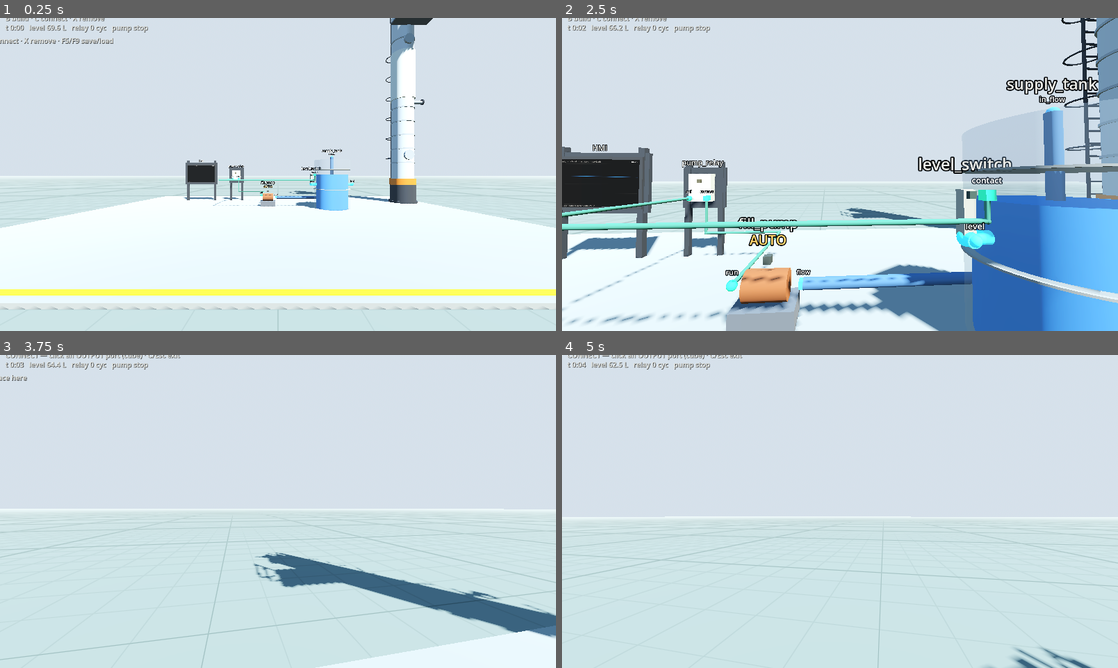
Above: before the commit, frames 1-4 (two rows, left to right).
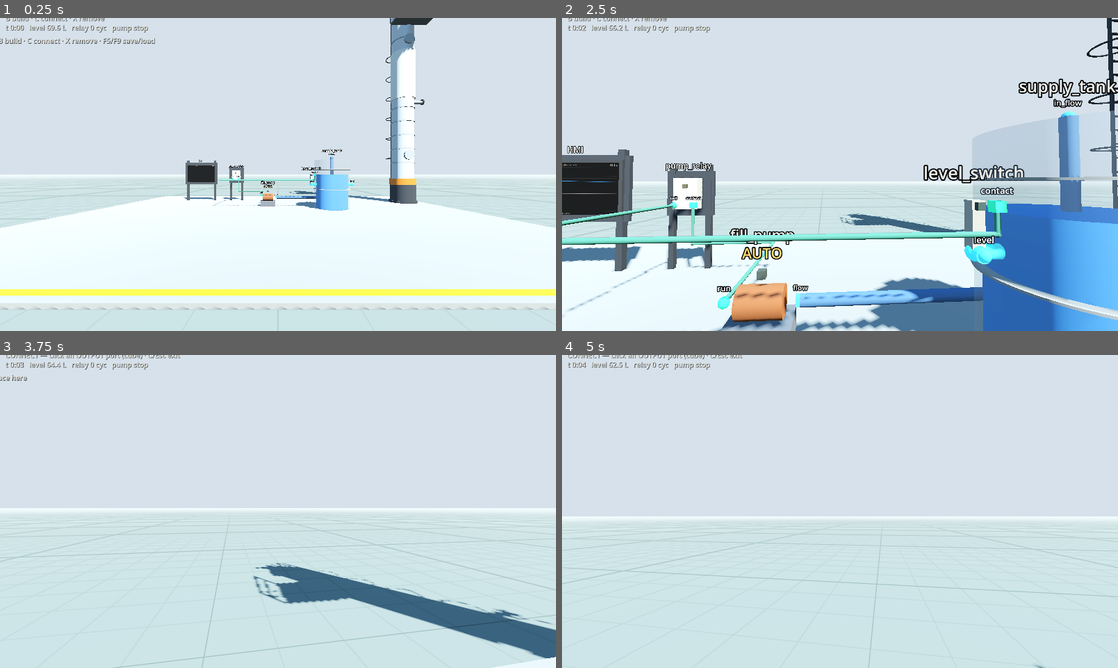
Above: after the commit, the same moments.

Repository: whharris917/flowstate
Game: Godot game, scene res://world/sandbox.tscn
The game is run twice, just before and just after one commit, with the same random seed, the same clock (stepped at 60 frames per second) and the same inputs. Sound files missing from this copy of the repository are replaced by a short silence.
Inputs (mouse positions are in pixels of both pictures, inside the frame that each line leads up to):
- Up to frame 1 (0.25 s): no input
- Up to frame 2 (2.5 s): move the mouse to (867, 174) at 0.52 s; hold Mouse wheel up (zoom_in) 0.53-1.28 s; hold W (move_forward) from 0.53 s (still down); click (867, 174) at 0.67 s; tap Mouse wheel down (zoom_out) at 0.8, 1.35 s; move the mouse to (812, 174) at 1.27 s; click (812, 174) at 1.42 s; tap Ctrl at 1.55 s; move the mouse to (851, 168) at 2.02 s; hold Ctrl from 2.03 s (still down); click (851, 168) at 2.17 s; tap Mouse wheel up (zoom_in) at 2.3 s
- Up to frame 3 (3.75 s): keep holding W (move_forward); move the mouse to (272, 517) at 2.77 s; release Ctrl at 2.78 s; tap B (build_mode) at 2.85 s; click (272, 517) at 2.92 s; tap Mouse wheel down (zoom_out) at 3.05 s; move the mouse to (316, 514) at 3.52 s; hold C (connect_mode) from 3.53 s (still down); click (316, 514) at 3.67 s
- Up to frame 4 (5 s): keep holding W (move_forward); tap Ctrl at 3.8 s; move the mouse to (795, 508) at 4.27 s; release C (connect_mode) at 4.28 s; tap X (delete_item) at 4.35 s; click (795, 508) at 4.42 s; tap Mouse wheel up (zoom_in) at 4.55 s

The runs differ from the first frame. In frame 1, 0.6% of the frame differs, in the area x 0-100%, y 6-94%; in frame 2, 29%, in the area x 0-100%, y 0-100%; in frame 3, 8.6%; in frame 4, 1.6%.

Commit message:
Unbounded zoom handle; ctrl+wheel optical zoom
The hockey-stick track now extends indefinitely past the old top:
same direction, exponentially faster per wheel notch (C1-continuous
at the joint), reaching ~870 m at the clamp — a true bird''s-eye view
still centered on the player. Ctrl+wheel narrows or widens the field
of view (8..85 deg, smoothed) from wherever the camera sits, with
mouse-look sensitivity scaled by FOV so telescopic viewing stays
steady. Sandbox ground quad widened to 4 km so its edge stays past
the horizon from altitude.

Co-Authored-By: Claude Fable 5 <noreply@anthropic.com>
Claude-Session: https://claude.ai/code/session_01LEpShB69R5sqJSsHUaRUU2

Diff:
--- a/game/player/player.gd
+++ b/game/player/player.gd
@@ -3,10 +3,12 @@
 ## First-person controller: WASD + mouse look, click to capture the
 ## mouse, Esc to release, E to use what you're looking at. The mouse
 ## wheel slides the camera along a hockey-stick track — blade tip at
-## eye level in front of the face (zoomed in), knee at the eyes, shaft
-## rising up and slightly behind (zoomed out to third person, still
-## centered on the player). Yaw turns the body, pitch free-looks from
-## whatever vantage point the wheel has chosen.
+## eye level in front of the face (zoomed in), knee at the eyes, and a
+## handle rising up and slightly behind that extends indefinitely, so
+## zooming out keeps climbing toward a bird's-eye view still centered
+## on the player. Ctrl+wheel is optical zoom: it narrows the field of
+## view from wherever the camera sits, with look sensitivity scaled to
+## match. Yaw turns the body, pitch free-looks from the vantage point.
 
 const SPEED := 4.0
 const MOUSE_SENS := 0.0022
@@ -14,19 +16,26 @@
 const STEP_DISTANCE := 1.85
 
 const EYE := Vector3(0, 1.6, 0)
-# The zoom track, eye-local: a quadratic through tip -> knee -> top so
-# there is no kink where the blade meets the shaft.
+# The zoom track, eye-local: a quadratic through tip -> knee -> top,
+# then an unbounded straight handle continuing past the top in the
+# same direction, exponentially faster per notch (C1 at the joint).
 const ZOOM_TIP := Vector3(0, 0, -0.55)
 const ZOOM_KNEE := Vector3(0, 0.15, 0.25)
 const ZOOM_TOP := Vector3(0, 5.4, 2.6)
 const ZOOM_STEP := 0.07
+const ZOOM_T_MAX := 4.0        # ~870 m up the handle — effectively unbounded
+const ZOOM_EXT_RATE := 1.6     # exponential growth rate past the top
+const FOV_DEFAULT := 75.0
 const BASE_REACH := 3.0
 
 @onready var camera: Camera3D = $Camera3D
 @onready var ray: RayCast3D = $Camera3D/InteractRay
 
-var zoom_t: float = 0.0        # 0 = blade tip (first person), 1 = top of shaft
+var zoom_t: float = 0.0        # 0 = blade tip (first person), 1 = top of the curve
 var _zoom_now: float = 0.0     # smoothed follower
+var _fov_target: float = FOV_DEFAULT
+var _shaft_dir: Vector3 = (ZOOM_TOP - ZOOM_KNEE).normalized()
+var _shaft_speed: float = 2.0 * (ZOOM_TOP - ZOOM_KNEE).length()
 
 var _step_streams: Array[AudioStream] = []
 var _land_stream: AudioStream
@@ -67,13 +76,20 @@
 func _unhandled_input(event: InputEvent) -> void:
 	if event is InputEventMouseMotion and Input.mouse_mode == Input.MOUSE_MODE_CAPTURED:
 		var motion := event as InputEventMouseMotion
-		rotate_y(-motion.relative.x * MOUSE_SENS)
-		camera.rotation.x = clampf(camera.rotation.x - motion.relative.y * MOUSE_SENS,
+		var sens := MOUSE_SENS * camera.fov / FOV_DEFAULT
+		rotate_y(-motion.relative.x * sens)
+		camera.rotation.x = clampf(camera.rotation.x - motion.relative.y * sens,
 			-PI / 2.0 + 0.05, PI / 2.0 - 0.05)
 	elif event.is_action_pressed("zoom_in"):
-		zoom_t = clampf(zoom_t - ZOOM_STEP, 0.0, 1.0)
+		if Input.is_key_pressed(KEY_CTRL):
+			_fov_target = clampf(_fov_target * 0.90, 8.0, 85.0)
+		else:
+			zoom_t = clampf(zoom_t - ZOOM_STEP, 0.0, ZOOM_T_MAX)
 	elif event.is_action_pressed("zoom_out"):
-		zoom_t = clampf(zoom_t + ZOOM_STEP, 0.0, 1.0)
+		if Input.is_key_pressed(KEY_CTRL):
+			_fov_target = clampf(_fov_target / 0.90, 8.0, 85.0)
+		else:
+			zoom_t = clampf(zoom_t + ZOOM_STEP, 0.0, ZOOM_T_MAX)
 	elif event is InputEventMouseButton and (event as InputEventMouseButton).pressed \
 			and (event as InputEventMouseButton).button_index == MOUSE_BUTTON_LEFT \
 			and Input.mouse_mode != Input.MOUSE_MODE_CAPTURED:
@@ -112,13 +128,19 @@
 	if not hit.is_empty():
 		target = (hit["position"] as Vector3) + (head - target).normalized() * 0.18
 	camera.position = to_local(target)
+	camera.fov = lerpf(camera.fov, _fov_target, 1.0 - exp(-12.0 * delta))
 	ray.target_position = Vector3(0, 0, -(BASE_REACH + zoom_offset()))
 
 
 func _zoom_point(t: float) -> Vector3:
-	var a := ZOOM_TIP.lerp(ZOOM_KNEE, t)
-	var b := ZOOM_KNEE.lerp(ZOOM_TOP, t)
-	return EYE + a.lerp(b, t)
+	if t <= 1.0:
+		var a := ZOOM_TIP.lerp(ZOOM_KNEE, t)
+		var b := ZOOM_KNEE.lerp(ZOOM_TOP, t)
+		return EYE + a.lerp(b, t)
+	# The handle: straight on in the shaft direction, exponentially
+	# faster per notch so the sky is a few clicks away, not a hundred.
+	var dist := (exp(ZOOM_EXT_RATE * (t - 1.0)) - 1.0) * _shaft_speed / ZOOM_EXT_RATE
+	return EYE + ZOOM_TOP + _shaft_dir * dist
 
 
 ## How far the camera currently sits from the head. Reach-based systems
--- a/game/world/sandbox.gd
+++ b/game/world/sandbox.gd
@@ -5,7 +5,8 @@
 ## a world-space grid shader so movement and placement scale read even
 ## with no walls anywhere. The starter loop sits on a pad at the origin.
 
-const GROUND_SIZE := 600.0
+const GROUND_SIZE := 4000.0   # wide enough that the edge stays past the horizon
+                              # even from the top of the camera's zoom handle
 const PAD_SIZE := Vector3(16.0, 0.16, 12.0)
 
 const COL_PAD := Color(0.55, 0.55, 0.53)
--- a/game/world/world_base.gd
+++ b/game/world/world_base.gd
@@ -36,7 +36,7 @@
 	add_child(builder)
 	builder.setup(player, plant, hud)
 	_after_plant()
-	hud.toast("WASD move · E use · B build · C connect · X remove · F5/F9 save/load")
+	hud.toast("WASD move · E use · wheel zoom (ctrl: optic) · B build · C connect · X remove · F5/F9 save/load")
 
 
 ## Environment, geometry, lighting. Override in each world.
